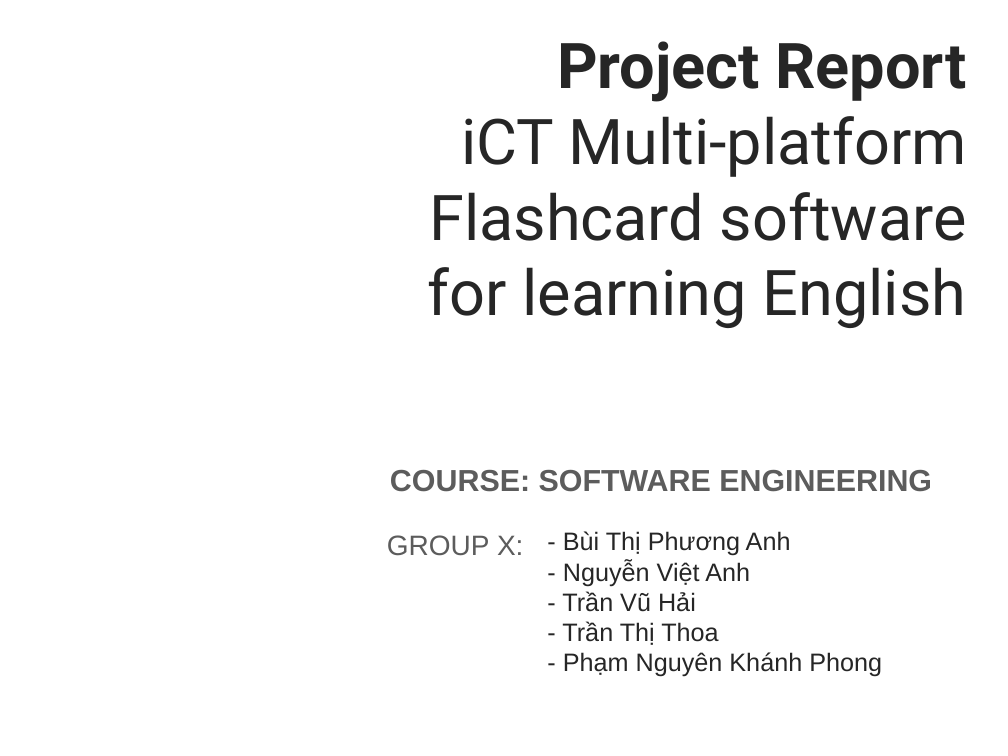
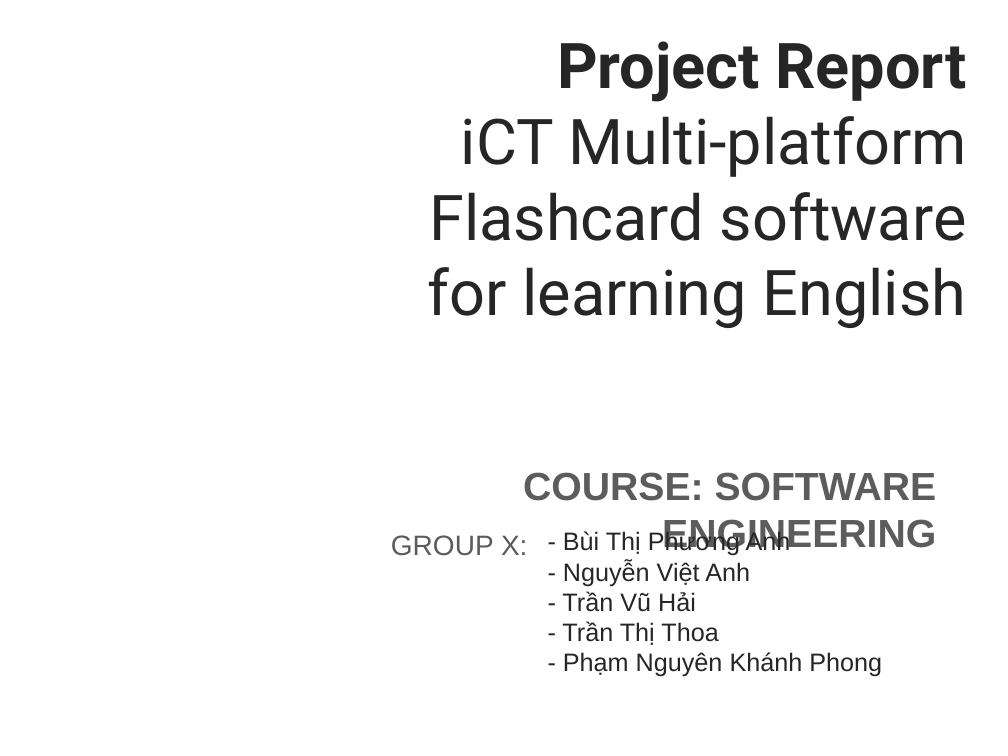
Before and after one commit to thoatran/iCT-Flashcard, a slide deck: slide 1 of docs/ReportSlides.pptx. Drawn at 1008x756 pixels with LibreOffice and Linux fonts; fonts in the diff are those of the drawing; background and template pictures are left out. Boxes give left, top, right and bottom in pixels: in the first picture for what was removed or moved away, otherwise in the second. Text is boxed around its words. In the diff, an @@ line names an element or a change of style, - is before the commit and + after.

```diff
--- a/docs/ReportSlides.pptx
+++ b/docs/ReportSlides.pptx
@@ text "COURSE: SOFTWARE ENGINEERING" at [523,472,937,555]: size 21.7 to 28 pt @@
@@ text "GROUP X:": place and size @@
-text "GROUP X:" at [387,535,523,556]
+text "GROUP X:" at [391,535,527,556]
```
Also in this commit, not shown: 2 other slides changed, 8 slides added, 4 slides removed, 2 other files.
